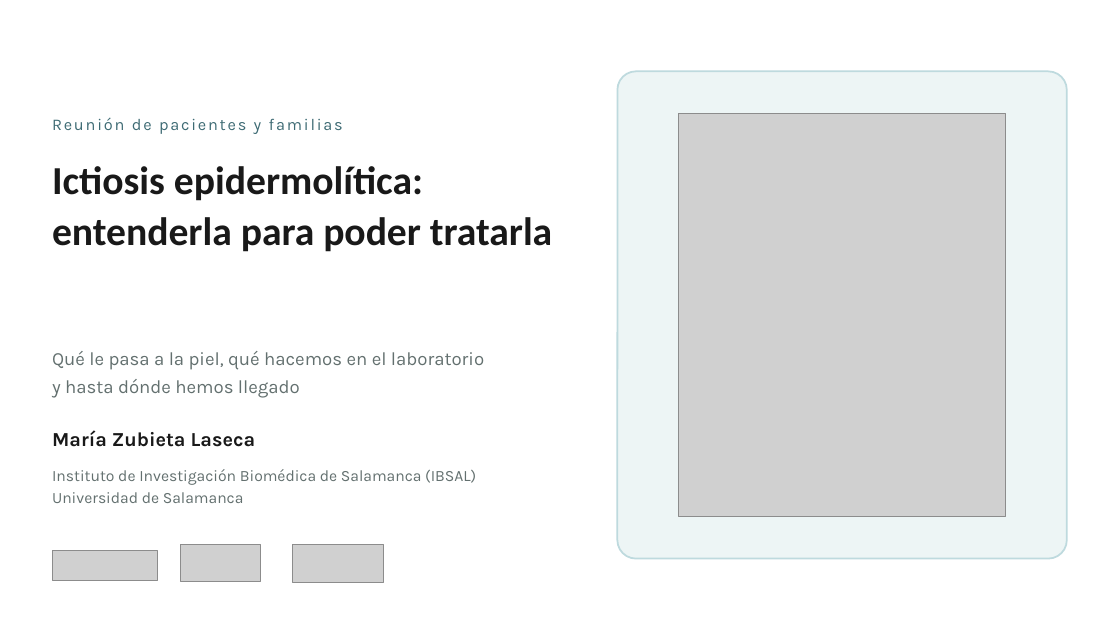
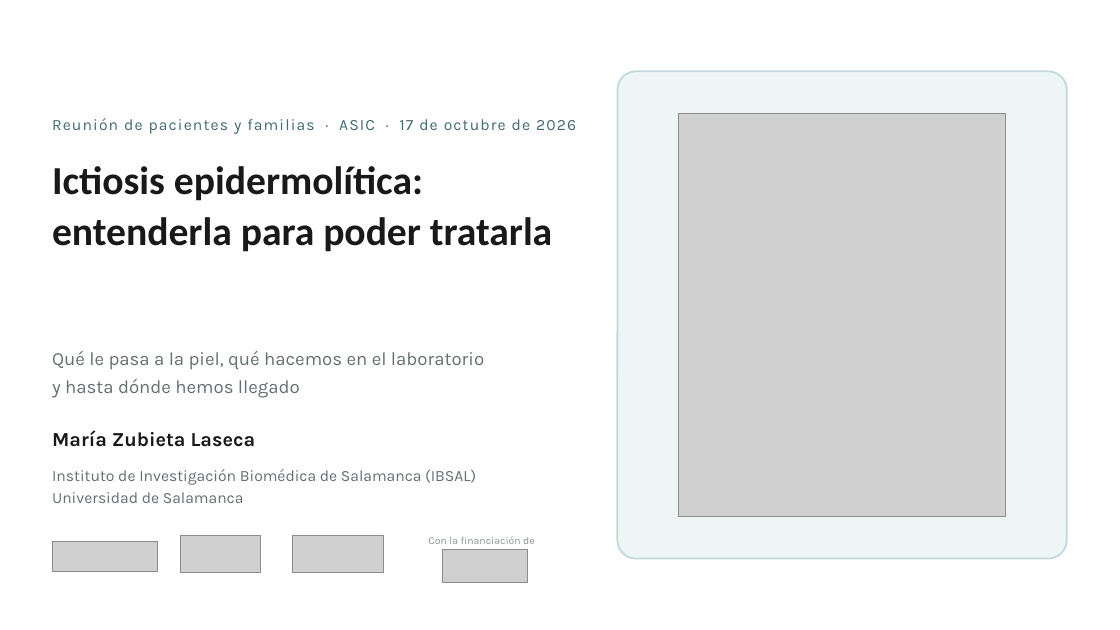
Before and after one commit to mariazubilase-wq/tesis, a slide deck: slide 1 of Ictiosis_epidermolitica_pacientes.pptx. Drawn at 1120x630 pixels with LibreOffice and Linux fonts; fonts in the diff are those of the drawing; grey boxes stand for pictures. Boxes give left, top, right and bottom in pixels: in the first picture for what was removed or moved away, otherwise in the second. Text is boxed around its words. In the diff, an @@ line names an element or a change of style, - is before the commit and + after.

```diff
--- a/Ictiosis_epidermolitica_pacientes.pptx
+++ b/Ictiosis_epidermolitica_pacientes.pptx
@@ text at [52,118,576,134]: text changed; size 14 to 13.5 pt @@
-Reunión de pacientes y familias
+Reunión de pacientes y familias · ASIC · 17 de octubre de 2026
@@ 3 pictures: place and size @@
-3 pictures at [52,544,384,582]
+3 pictures at [52,535,384,573]
@@ text added at [428,536,535,544], 9 pt, text #8A9695 @@
+Con la financiación de
@@ picture added at [443,549,528,583] @@
```
Also in this commit, not shown: 2 other slides changed, 1 other file.
